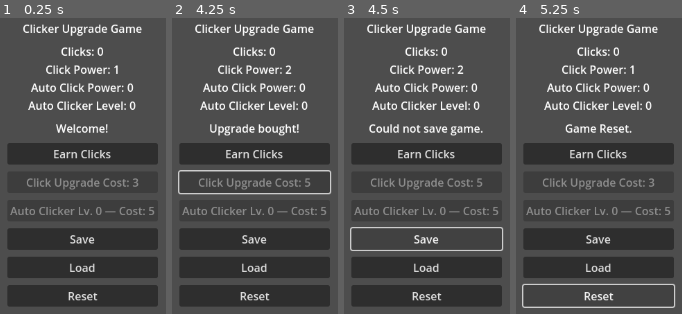
Above: before the commit, frames 1-4 (left to right).
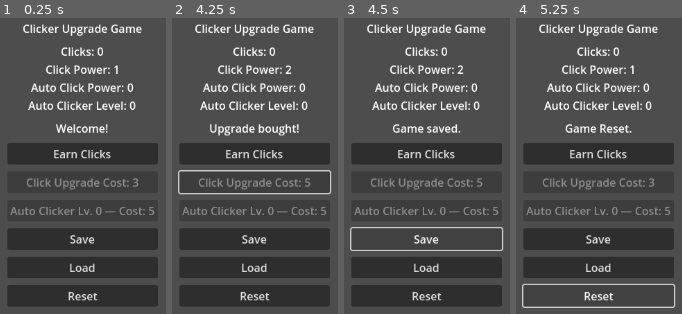
Above: after the commit, the same moments.

Repository: fehudma/godot_projects
Game: Godot game, scene res://Scenes/main.tscn
Two runs of this game, one before a commit and one after it. Both use one fixed random seed, a clock stepped at 60 frames per second and the inputs below.
Inputs:
- Up to frame 1 (0.25 s): no input
- Up to frame 2 (4.25 s): click "Load" at 0.5 s; click "Earn Clicks" at 1.25 s; click "Earn Clicks" at 2 s; click "Earn Clicks" at 2.75 s; click "Click Upgrade Cost: 3" at 3.5 s
- Up to frame 3 (4.5 s): click "Save" at 4.25 s
- Up to frame 4 (5.25 s): click "Reset" at 5 s

Frames 1-2 are identical in both runs. In frame 3, 1.2% of the frame differs, in the area x 15-84%, y 35-40%; in frame 4, nothing differs.

Commit message:
Handle failure to open the save file for loading

Diff:
--- a/Scripts/main.gd
+++ b/Scripts/main.gd
@@ -13,8 +13,7 @@
 const PASSIVE_CLICKS_INCREASE: int = 1
 const STARTING_AUTO_CLICKER_LEVEL: int = 0
 const PASSIVE_INCOME_INTERVAL: float = 1.0
-#const SAVE_FILE_PATH: String = "user://savegame.json"
-const SAVE_FILE_PATH: String = "zalupa://savegame.json"
+const SAVE_FILE_PATH: String = "user://savegame.json"
 #========================================
 var clicks: int = STARTING_CLICKS
 var clicks_per_click: int = STARTING_CLICKS_PER_CLICK
@@ -144,7 +143,13 @@
 		return
 
 	print("Savefile exists")
+
 	var save_file: FileAccess = FileAccess.open(SAVE_FILE_PATH, FileAccess.READ)
+
+	if save_file == null:
+		message_label.text = "Could not load game."
+		return
+
 	var json_text: String = save_file.get_as_text()
 
 	var loaded_data: Variant = JSON.parse_string(json_text)
